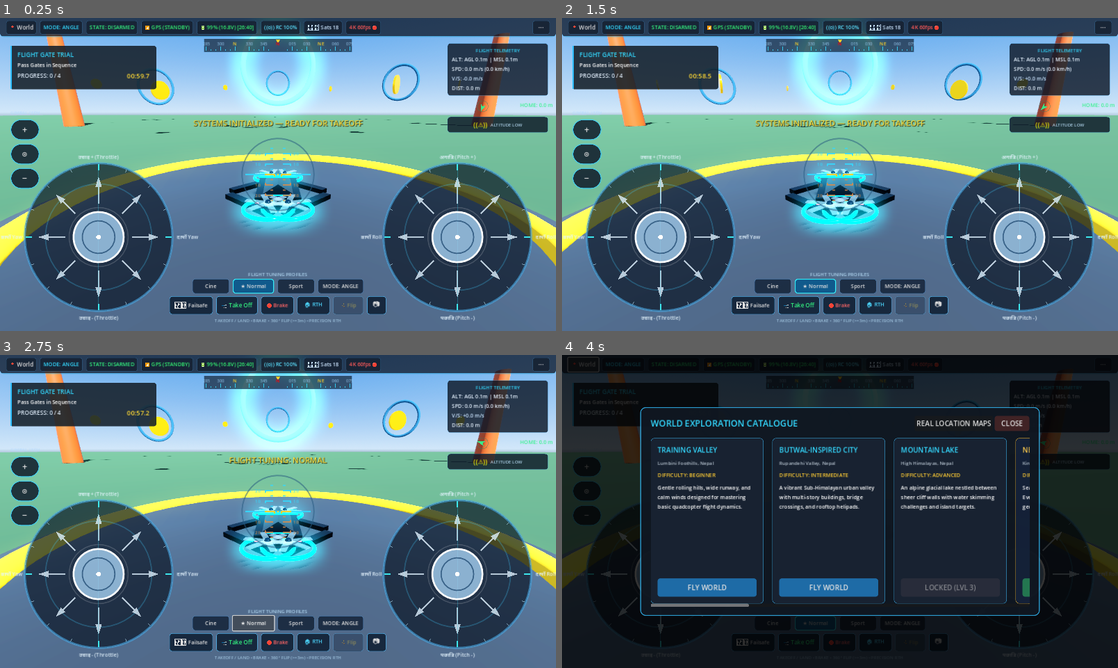
Above: before the commit, frames 1-4 (two rows, left to right).
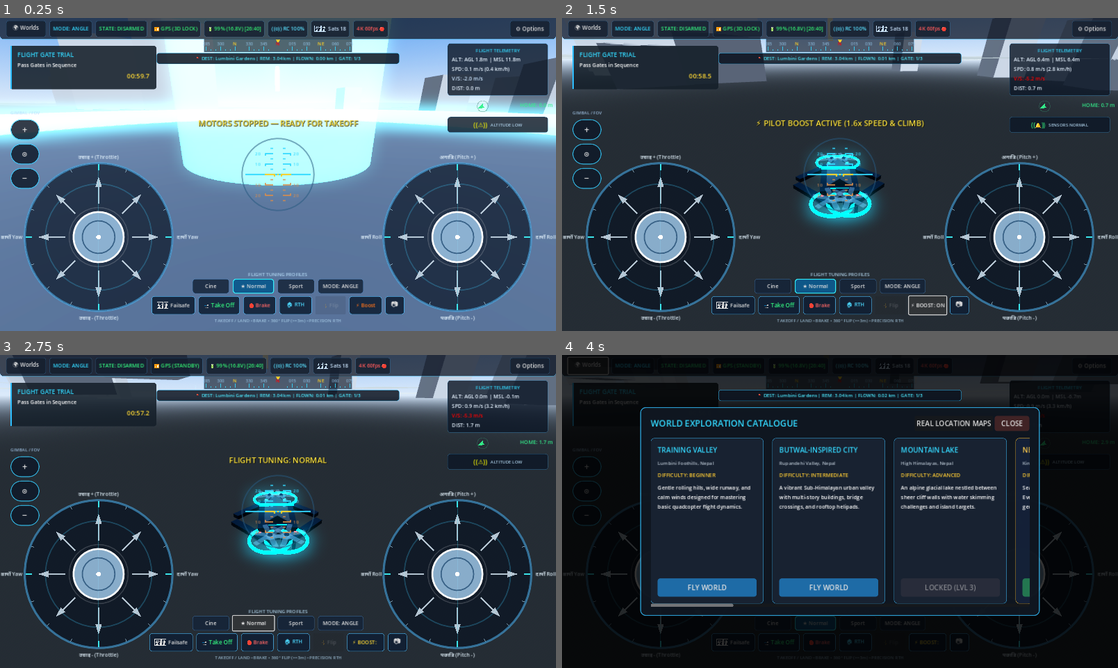
Above: after the commit, the same moments.

Repository: roadofriot/DroneGame
Game: Godot game, scene res://scenes/worlds/NepalAdventureWorld.tscn
Same seed, same stepped clock (60 frames per second), same inputs: the game is played once before the commit and once after it. Before the commit the project starts from res://scenes/flight/FlightWorld.tscn.
Inputs (mouse positions are in pixels of both pictures, inside the frame that each line leads up to):
- Up to frame 1 (0.25 s): no input
- Up to frame 2 (1.5 s): click (928, 305) at 0.5 s, where only the run after the commit has a clickable "⚡ Boost"; click (928, 305) at 1.25 s, where only the run after the commit has a clickable "⚡ BOOST: ON"
- Up to frame 3 (2.75 s): click "★ Normal" at 2 s
- Up to frame 4 (4 s): click "★ Normal" at 2.75 s; click "📍 World" (after the commit: "🌍 Worlds") at 3.5 s

The runs differ from the first frame. In frame 1, 43% of the frame differs, in the area x 0-100%, y 0-95%; in frame 2, 83%; in frame 3, 83%, in the area x 0-100%, y 0-100%; in frame 4, 10%.

Commit message:
feat: add Nepal adventure stages and boost control to flight HUD

Diff:
--- a/data/tuning/drone_profiles.json
+++ b/data/tuning/drone_profiles.json
@@ -9,7 +9,7 @@
     "yaw_k": 0.016,
     "motor_tau": 0.04,
     "inertia": [0.012, 0.02, 0.012],
-    "linear_drag_coefficient": 0.65,
+    "linear_drag_coefficient": 0.32,
     "angular_damping": 4.5,
     "ground_effect_altitude_m": 1.5,
     "ground_effect_cushion_multiplier": 0.25,
@@ -25,7 +25,7 @@
       "max_climb_mps": 3.0,
       "max_descent_mps": 2.5,
       "max_yaw_rate_deg": 60.0,
-      "max_horizontal_speed_mps": 6.0,
+      "max_horizontal_speed_mps": 8.0,
       "auto_level_strength": 8.0,
       "kp_att": 8.0,
       "kp_rate": 30.0,
@@ -39,11 +39,11 @@
     },
     "normal": {
       "name": "Normal",
-      "max_tilt_deg": 28.0,
-      "max_climb_mps": 6.0,
-      "max_descent_mps": 4.5,
-      "max_yaw_rate_deg": 120.0,
-      "max_horizontal_speed_mps": 14.0,
+      "max_tilt_deg": 38.0,
+      "max_climb_mps": 10.0,
+      "max_descent_mps": 6.5,
+      "max_yaw_rate_deg": 150.0,
+      "max_horizontal_speed_mps": 25.0,
       "auto_level_strength": 6.0,
       "kp_att": 8.0,
       "kp_rate": 35.0,
@@ -53,15 +53,15 @@
       "flip_boost_time": 0.12,
       "flip_lead_rad": 0.90,
       "expo": 0.25,
-      "description": "Balanced flight model with stable auto-leveling and altitude hold."
+      "description": "Fast and balanced flight model with stable auto-leveling and altitude hold."
     },
     "sport": {
       "name": "Sport",
       "max_tilt_deg": 52.0,
-      "max_climb_mps": 10.0,
-      "max_descent_mps": 8.0,
-      "max_yaw_rate_deg": 220.0,
-      "max_horizontal_speed_mps": 25.0,
+      "max_climb_mps": 14.0,
+      "max_descent_mps": 10.0,
+      "max_yaw_rate_deg": 240.0,
+      "max_horizontal_speed_mps": 38.0,
       "auto_level_strength": 4.5,
       "kp_att": 10.0,
       "kp_rate": 45.0,
--- a/data/worlds/worlds.json
+++ b/data/worlds/worlds.json
@@ -168,6 +168,34 @@
       "wind_vector": [-0.8, 0.0, 0.7],
       "gravity_scale": 1.0,
       "missions": []
+    },
+    {
+      "id": "stage_09_annapurna_sanctuary",
+      "name": "Stage 09: Annapurna Sanctuary",
+      "region": "Annapurna Massif, Nepal",
+      "description": "High glacial amphitheater ringed by Machapuchare and Annapurna peaks.",
+      "difficulty": "Master",
+      "unlocked_by_default": false,
+      "required_level": 9,
+      "scene_path": "res://scenes/worlds/NepalAdventureWorld.tscn",
+      "spawn_position": [-4500.0, 480.1, -11000.0],
+      "wind_vector": [-0.7, 0.0, 0.6],
+      "gravity_scale": 1.0,
+      "missions": []
+    },
+    {
+      "id": "stage_10_mustang_kingdom",
+      "name": "Stage 10: Mustang - Lo Manthang",
+      "region": "Upper Mustang Desert, Nepal",
+      "description": "Ancient walled capital, arid red clay cliffs, and sacred sky caves.",
+      "difficulty": "Grand Master",
+      "unlocked_by_default": false,
+      "required_level": 10,
+      "scene_path": "res://scenes/worlds/NepalAdventureWorld.tscn",
+      "spawn_position": [-1500.0, 390.1, -16000.0],
+      "wind_vector": [0.5, 0.0, -0.4],
+      "gravity_scale": 1.0,
+      "missions": []
     }
   ]
 }
--- a/project.godot
+++ b/project.godot
@@ -13,7 +13,7 @@
 config/name="MindSparQ Drone Simulator"
 config/description="Physics-based 3D Drone Simulator with twin-stick flight dynamics, authored environments, and telemetry HUD."
 config/version="0.1.0-alpha"
-run/main_scene="res://scenes/flight/FlightWorld.tscn"
+run/main_scene="res://scenes/worlds/NepalAdventureWorld.tscn"
 config/features=PackedStringArray("4.3", "Forward Plus")
 config/icon="res://icon.svg"
 
--- a/scenes/ui/FlightHUD.tscn
+++ b/scenes/ui/FlightHUD.tscn
@@ -161,11 +161,11 @@
 alignment = 1
 
 [node name="BtnLocation" type="Button" parent="TopBar/HBox"]
-custom_minimum_size = Vector2(36, 32)
+custom_minimum_size = Vector2(92, 38)
 layout_mode = 2
 theme_override_styles/normal = SubResource("StyleBoxFlat_Pill")
 theme_override_font_sizes/font_size = 13
-text = "📍 World"
+text = "🌍 Worlds"
 
 [node name="ModeBadgePill" type="PanelContainer" parent="TopBar/HBox"]
 layout_mode = 2
@@ -242,11 +242,11 @@
 size_flags_horizontal = 3
 
 [node name="BtnMenu" type="Button" parent="TopBar/HBox"]
-custom_minimum_size = Vector2(40, 32)
+custom_minimum_size = Vector2(92, 38)
 layout_mode = 2
 theme_override_styles/normal = SubResource("StyleBoxFlat_Pill")
-theme_override_font_sizes/font_size = 15
-text = "···"
+theme_override_font_sizes/font_size = 13
+text = "⚙️ Options"
 
 [node name="HeadingStrip" type="Control" parent="."]
 custom_minimum_size = Vector2(340, 30)
@@ -444,6 +444,14 @@
 theme_override_colors/font_color = Color(1, 0.85, 0.25, 1)
 theme_override_font_sizes/font_size = 12
 text = "🤸 Flip"
+
+[node name="BtnBoost" type="Button" parent="CenterControls/ActionHBox"]
+custom_minimum_size = Vector2(75, 42)
+layout_mode = 2
+theme_override_styles/normal = SubResource("StyleBoxFlat_ActionBtn")
+theme_override_colors/font_color = Color(1, 0.45, 0.1, 1)
+theme_override_font_sizes/font_size = 12
+text = "⚡ Boost"
 
 [node name="BtnCamToggle" type="Button" parent="CenterControls/ActionHBox"]
 custom_minimum_size = Vector2(44, 42)
--- a/scripts/core/FlightWorld.gd
+++ b/scripts/core/FlightWorld.gd
@@ -92,6 +92,21 @@
 	# Initialize Adventure Navigation Manager if present
 	if adventure_nav:
 		adventure_nav.target_drone = quadcopter
+		if quadcopter:
+			quadcopter.geofence_enabled = false
+			quadcopter.max_flight_altitude = 2500.0
+			quadcopter.max_horizontal_range = 50000.0
+		var gs_active = get_node_or_null("/root/GameState")
+		if gs_active and gs_active.active_adventure_stage != "":
+			var st_key = gs_active.active_adventure_stage
+			var next_st = NepalWorldRegions.get_next_stage(st_key)
+			var target_id = next_st.get("id", "stage_02_lumbini")
+			adventure_nav.setup_active_journey(st_key, target_id)
+			var st_def = NepalWorldRegions.get_stage_by_id(st_key)
+			var pad_p: Vector3 = st_def.get("landing_pad_position", Vector3(0, 12.1, 0))
+			if quadcopter:
+				quadcopter.position = pad_p
+				quadcopter.reset_to_pad()
 		if flight_hud:
 			var lm_sig = adventure_nav.landmark_discovered
 			if not lm_sig.is_connected(flight_hud.show_landmark_discovered_banner):
@@ -303,14 +318,13 @@
 		var target_scene = def["scene_path"]
 		if world_id.begins_with("stage_") or world_id == "nepal_adventure":
 			var stage_key = "stage_01_butwal" if world_id == "nepal_adventure" else world_id
-			if Engine.has_singleton("GameState"):
-				var gs = Engine.get_singleton("GameState")
+			var gs = get_node_or_null("/root/GameState")
+			if gs:
 				gs.active_adventure_stage = stage_key
 			if scene_file_path.ends_with("NepalAdventureWorld.tscn") and adventure_nav:
 				var next_st = NepalWorldRegions.get_next_stage(stage_key)
 				var target_id = next_st.get("id", "stage_02_lumbini")
-				adventure_nav.active_stage_id = stage_key
-				adventure_nav.target_stage_id = target_id
+				adventure_nav.setup_active_journey(stage_key, target_id)
 				var st_def = NepalWorldRegions.get_stage_by_id(stage_key)
 				var sp: Vector3 = st_def.get("landing_pad_position", Vector3(0, 12.1, 0))
 				if quadcopter:
--- a/scripts/flight/FlightPhysics.gd
+++ b/scripts/flight/FlightPhysics.gd
@@ -48,11 +48,12 @@
 @export var arm_length: float = 0.22 # Motor arm moment length in meters
 @export var max_thrust_per_motor: float = 7.0 # 4 * 7 = 28 N (TWR ~ 2.28)
 @export var motor_spool_speed: float = 20.0 # Spool response factor
-@export var linear_drag: float = 0.55
+@export var linear_drag: float = 0.30
 @export var angular_drag: float = 4.0
 @export var ground_effect_dist: float = 1.5
 @export var ground_effect_mult: float = 0.25
 @export var active_wind: Vector3 = Vector3.ZERO # Environment wind vector (m/s)
+@export var geofence_enabled: bool = true
 
 # Flight State & State Machine
 var state_machine: FlightStateMachine = null
@@ -593,12 +594,12 @@
 			in_pitch = clampf(in_pitch, -1.0, 1.0)
 			in_roll = clampf(in_roll, -1.0, 1.0)
 
-	# Apply Pilot Boost (x1.4 tilt and climb)
+	# Apply Pilot Boost (x1.6 tilt and climb)
 	if is_boosted:
-		in_pitch = clampf(in_pitch * 1.4, -1.0, 1.0)
-		in_roll = clampf(in_roll * 1.4, -1.0, 1.0)
+		in_pitch = clampf(in_pitch * 1.6, -1.0, 1.0)
+		in_roll = clampf(in_roll * 1.6, -1.0, 1.0)
 		if in_throttle > 0.0:
-			in_throttle = clampf(in_throttle * 1.4, 0.0, 1.0)
+			in_throttle = clampf(in_throttle * 1.5, 0.0, 1.0)
 
 	# Enforce Flight Boundaries (Ceiling and Horizontal Geofence)
 	if altitude_agl >= max_flight_altitude:
@@ -607,7 +608,7 @@
 		flight_boundary_reached.emit("MAX_ALTITUDE")
 
 	var dist_home = get_home_distance()
-	if dist_home >= max_horizontal_range:
+	if geofence_enabled and dist_home >= max_horizontal_range:
 		var home_flat = Vector2(spawn_transform.origin.x, spawn_transform.origin.z)
 		var cur_pos = global_position if is_inside_tree() else position
 		var cur_flat = Vector2(cur_pos.x, cur_pos.z)
@@ -797,6 +798,10 @@
 		drone_state_changed.emit("FLYING")
 		rth_state_changed.emit(false, get_home_distance())
 		print("[FLIGHT] RTH_CANCELLED — Manual Control Restored")
+
+func toggle_boost() -> bool:
+	is_boosted = not is_boosted
+	return is_boosted
 
 func _on_emergency_stop_pressed() -> void:
 	print("[SAFETY] EMERGENCY_STOP_TRIGGERED — Zeroing motors immediately")
--- a/scripts/ui/FlightHUD.gd
+++ b/scripts/ui/FlightHUD.gd
@@ -82,6 +82,7 @@
 @onready var btn_brake: Button = get_node_or_null("CenterControls/ActionHBox/BtnBrake")
 @onready var btn_cam_toggle: Button = get_node_or_null("CenterControls/ActionHBox/BtnCamToggle")
 @onready var btn_flip: Button = get_node_or_null("CenterControls/ActionHBox/BtnFlip")
+@onready var btn_boost: Button = get_node_or_null("CenterControls/ActionHBox/BtnBoost")
 
 # Right Telemetry & Sensor Cluster
 @onready var label_h: Label = get_node_or_null("RightTelemetryCluster/TelemetryBox/VBox/LabelH")
@@ -171,6 +172,8 @@
 		btn_cam_toggle.pressed.connect(_on_btn_cam_toggle_pressed)
 	if btn_flip:
 		btn_flip.pressed.connect(_on_btn_flip_pressed)
+	if btn_boost:
+		btn_boost.pressed.connect(_on_btn_boost_pressed)
 
 	# Mode Selectors
 	if btn_mode_cine:
@@ -201,7 +204,11 @@
 	if btn_reset:
 		btn_reset.pressed.connect(_on_btn_reset_pressed)
 	if btn_worlds:
-		btn_worlds.pressed.connect(func(): world_select_requested.emit())
+		btn_worlds.pressed.connect(func():
+			if settings_modal:
+				settings_modal.visible = false
+			world_select_requested.emit()
+		)
 	if btn_close_settings:
 		btn_close_settings.pressed.connect(func():
 			if settings_modal:
@@ -405,6 +412,18 @@
 			_show_banner("🤸 360° FLIP EXECUTING", 2.0)
 		else:
 			_show_banner("⚠️ FLIP REFUSED (Safety Check)", 2.0)
+
+func _on_btn_boost_pressed() -> void:
+	if flight_physics and flight_physics.has_method("toggle_boost"):
+		var boosted = flight_physics.toggle_boost()
+		if btn_boost:
+			btn_boost.text = "⚡ BOOST: ON" if boosted else "⚡ Boost"
+			btn_boost.add_theme_color_override(
+				"font_color",
+				Color(1.0, 0.85, 0.2) if boosted else Color(1.0, 0.45, 0.1)
+			)
+		var banner = "⚡ PILOT BOOST ACTIVE (1.6x SPEED & CLIMB)" if boosted else "BOOST OFF"
+		_show_banner(banner, 2.0)
 
 # -----------------------------------------------------------------------------
 # Settings Drawer
--- a/scripts/world/AdventureWorldStreamer.gd
+++ b/scripts/world/AdventureWorldStreamer.gd
@@ -70,7 +70,9 @@
 		{"name": "subtropical_forest", "color": Color(0.20, 0.42, 0.18), "rough": 0.85},
 		{"name": "ancient_urban", "color": Color(0.40, 0.34, 0.26), "rough": 0.9},
 		{"name": "alpine_glacier", "color": Color(0.62, 0.68, 0.75), "rough": 0.5},
-		{"name": "everest_summit", "color": Color(0.92, 0.94, 0.98), "rough": 0.35}
+		{"name": "everest_summit", "color": Color(0.92, 0.94, 0.98), "rough": 0.35},
+		{"name": "alpine_basin", "color": Color(0.72, 0.78, 0.86), "rough": 0.45},
+		{"name": "canyon_desert", "color": Color(0.78, 0.52, 0.38), "rough": 0.9}
 	]
 	for b in biomes:
 		var mat = StandardMaterial3D.new()
@@ -117,6 +119,12 @@
 		"everest_summit":
 			# High Sagarmatha ridgelines and summit (580 to 880m)
 			return 580.0 + base_val * 280.0
+		"alpine_basin":
+			# High glacial amphitheater of Annapurna (420 to 580m)
+			return 420.0 + base_val * 160.0
+		"canyon_desert":
+			# Arid high desert plateau of Mustang (350 to 460m)
+			return 350.0 + base_val * 110.0
 		_:
 			return base_val * 30.0
 
@@ -409,21 +417,22 @@
 	ring_inst.position = Vector3(0.0, 0.25, 0.0)
 	pad_root.add_child(ring_inst)
 
-	# Vertical landing zone light guide
+	# Vertical landing zone light guide (Sky beacon)
 	var beam = CylinderMesh.new()
-	beam.top_radius = 1.2
-	beam.bottom_radius = 0.8
-	beam.height = 40.0
+	beam.top_radius = 2.0
+	beam.bottom_radius = 1.0
+	beam.height = 200.0
 	var b_mat = StandardMaterial3D.new()
 	b_mat.transparency = BaseMaterial3D.TRANSPARENCY_ALPHA
-	b_mat.albedo_color = Color(0.2, 0.9, 1.0, 0.2)
+	b_mat.albedo_color = Color(0.2, 0.9, 1.0, 0.35)
 	b_mat.emission_enabled = true
 	b_mat.emission = Color(0.2, 0.9, 1.0)
+	b_mat.emission_energy_multiplier = 4.0
 	beam.material = b_mat
 
 	var beam_inst = MeshInstance3D.new()
 	beam_inst.mesh = beam
-	beam_inst.position = Vector3(0.0, 20.0, 0.0)
+	beam_inst.position = Vector3(0.0, 100.0, 0.0)
 	pad_root.add_child(beam_inst)
 
 	pad_root.position = pad_pos
--- a/scripts/world/NepalWorldRegions.gd
+++ b/scripts/world/NepalWorldRegions.gd
@@ -405,6 +405,88 @@
 			Vector3(16400.0, 615.0, -12350.0)
 		],
 		"landing_pad_position": Vector3(16500.0, 620.1, -12500.0)
+	},
+	{
+		"id": "stage_09_annapurna_sanctuary",
+		"stage_number": 9,
+		"name": "Annapurna Sanctuary",
+		"region": "Annapurna Massif, Nepal",
+		"description": "High glacial amphitheater ringed by Machapuchare and Annapurna peaks.",
+		"difficulty": "Master",
+		"unlocked_by_default": false,
+		"required_previous_stage": "stage_08_everest_expedition",
+		"target_coordinates": Vector3(-4500.0, 480.0, -11000.0),
+		"arrival_radius": 60.0,
+		"biome": "alpine_basin",
+		"terrain_color": Color(0.72, 0.78, 0.86),
+		"fog_color": Color(0.80, 0.88, 0.95),
+		"landmarks": [
+			{
+				"id": "machapuchare_ridge",
+				"name": "Machapuchare Fishtail Ridge",
+				"location": "Annapurna Range, Nepal",
+				"position": Vector3(-4300.0, 510.0, -10800.0),
+				"discovery_radius": 45.0,
+				"xp_reward": 550,
+				"coin_reward": 1100
+			},
+			{
+				"id": "annapurna_base_camp",
+				"name": "Annapurna Base Camp Sanctuary",
+				"location": "Annapurna Range, Nepal",
+				"position": Vector3(-4500.0, 480.0, -11000.0),
+				"discovery_radius": 50.0,
+				"xp_reward": 500,
+				"coin_reward": 950
+			}
+		],
+		"checkpoints": [
+			Vector3(-2800.0, 180.0, -8200.0),
+			Vector3(-3400.0, 310.0, -9200.0),
+			Vector3(-4100.0, 420.0, -10200.0)
+		],
+		"landing_pad_position": Vector3(-4500.0, 480.1, -11000.0)
+	},
+	{
+		"id": "stage_10_mustang_kingdom",
+		"stage_number": 10,
+		"name": "Mustang - Lo Manthang",
+		"region": "Upper Mustang Desert, Nepal",
+		"description": "Ancient walled capital, arid red clay cliffs, and sacred sky caves.",
+		"difficulty": "Grand Master",
+		"unlocked_by_default": false,
+		"required_previous_stage": "stage_09_annapurna_sanctuary",
+		"target_coordinates": Vector3(-1500.0, 390.0, -16000.0),
+		"arrival_radius": 65.0,
+		"biome": "canyon_desert",
+		"terrain_color": Color(0.78, 0.52, 0.38),
+		"fog_color": Color(0.88, 0.80, 0.70),
+		"landmarks": [
+			{
+				"id": "lo_manthang_fortress",
+				"name": "Ancient Lo Manthang Walled Fortress",
+				"location": "Upper Mustang, Nepal",
+				"position": Vector3(-1500.0, 390.0, -16000.0),
+				"discovery_radius": 55.0,
+				"xp_reward": 700,
+				"coin_reward": 1500
+			},
+			{
+				"id": "mustang_sky_caves",
+				"name": "Mustang Cliffside Sky Caves",
+				"location": "Upper Mustang, Nepal",
+				"position": Vector3(-1350.0, 420.0, -15700.0),
+				"discovery_radius": 45.0,
+				"xp_reward": 600,
+				"coin_reward": 1200
+			}
+		],
+		"checkpoints": [
+			Vector3(-3200.0, 440.0, -12500.0),
+			Vector3(-2400.0, 410.0, -14200.0),
+			Vector3(-1800.0, 395.0, -15300.0)
+		],
+		"landing_pad_position": Vector3(-1500.0, 390.1, -16000.0)
 	}
 ]
 
Not shown, changed: build/android/mindsparq_drone_simulator.apk
Not shown, changed: build/android/mindsparq_drone_simulator.apk.idsig
